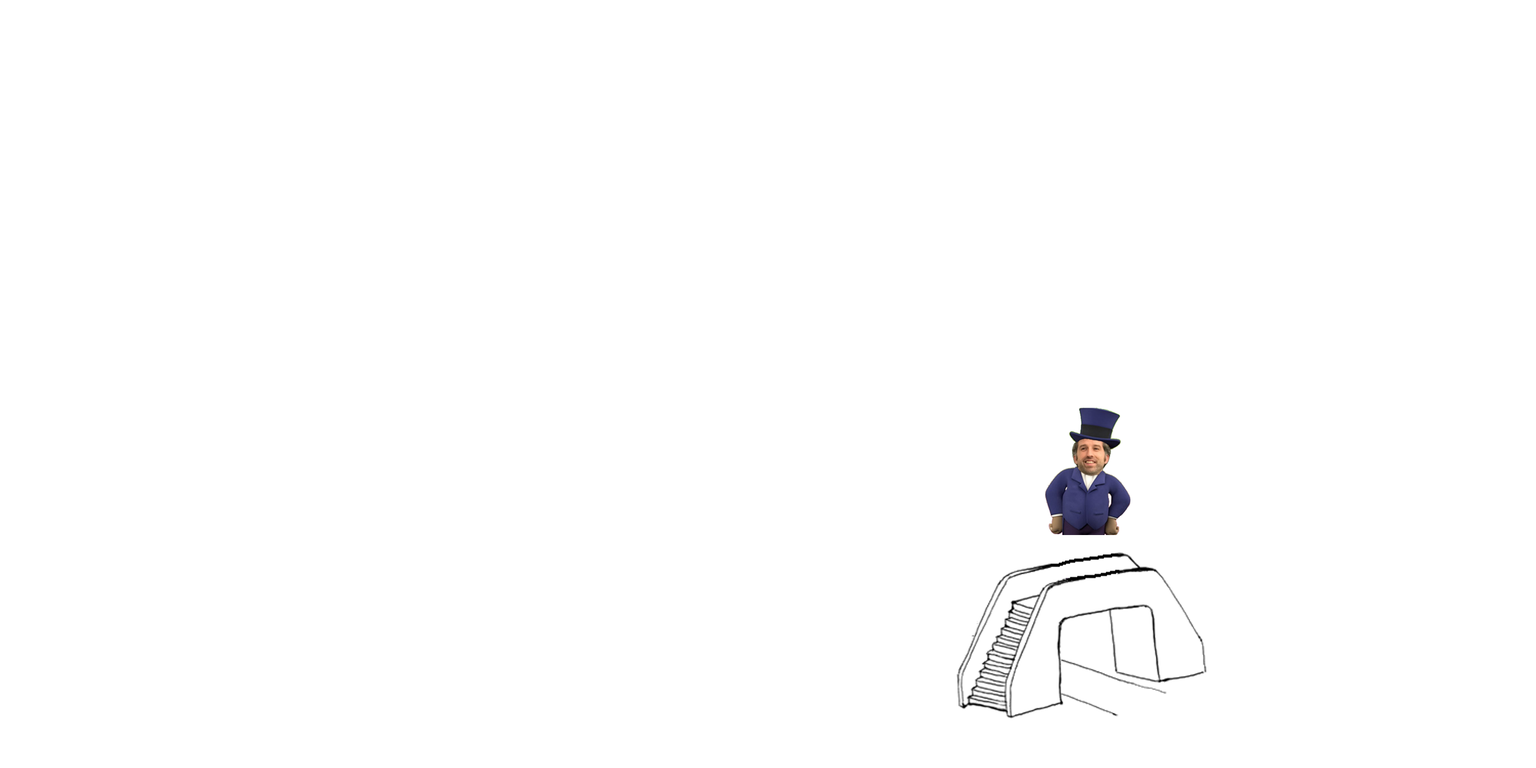
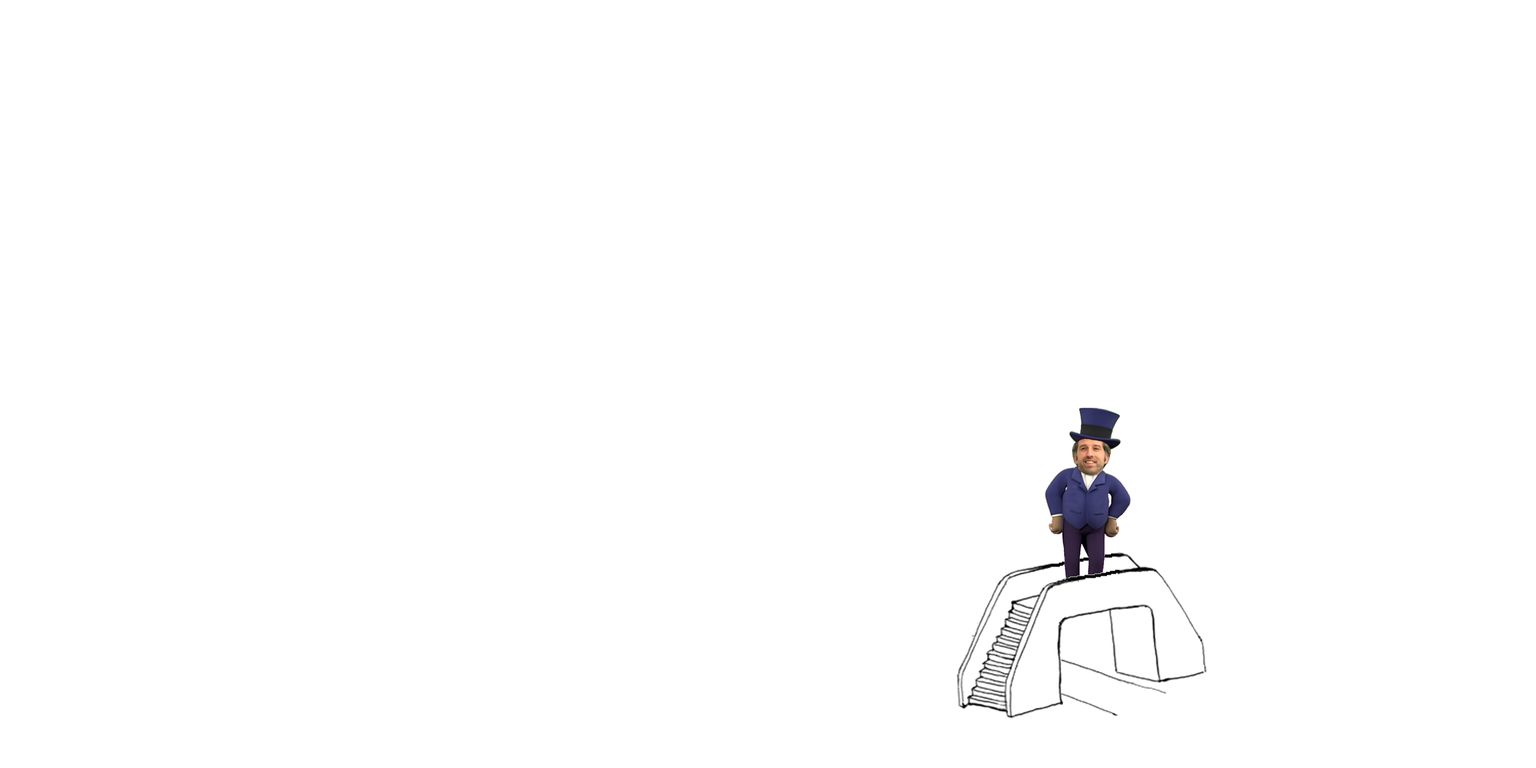
Comparing the layer stacks of the two 1536 × 768 images. Changes:
painted on "brigde" over [956, 535, 1207, 718]
